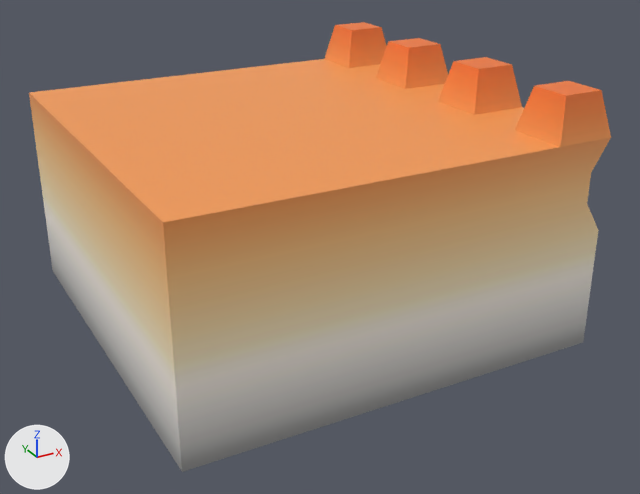
A saved change to the FBX model Assets/Models/TileSets/Tileset 1/sFort4.001.fbx.
The view is the same before and after, from a 50 mm camera at (-0.924, -1.802, 0.796) aimed at (0.027, -0.074, -0.068). The axes (+X, +Y, +Z) are drawn at lower left. The lights are the same throughout. Where no turn or scale is listed for an object, it has been applied to the vertices.

The older version as bpy lines, for what is in view:
```python
me_cube_065 = bpy.data.meshes.new('Cube.065')
me_cube_065.from_pydata(...)  # 162 vertices, 101 faces; spans x -0.5..0.5, y -0.5..0.5, z -0.25..0.35
me_cube_065.materials.append(mat_foundationtexture)  # picture img_badnorthtilesettexture_jpg
ob_sfort4_001 = bpy.data.objects.new('sFort4.001', me_cube_065)
ob_sfort4_001.location = (0.0, 0.0, 0.0)
```
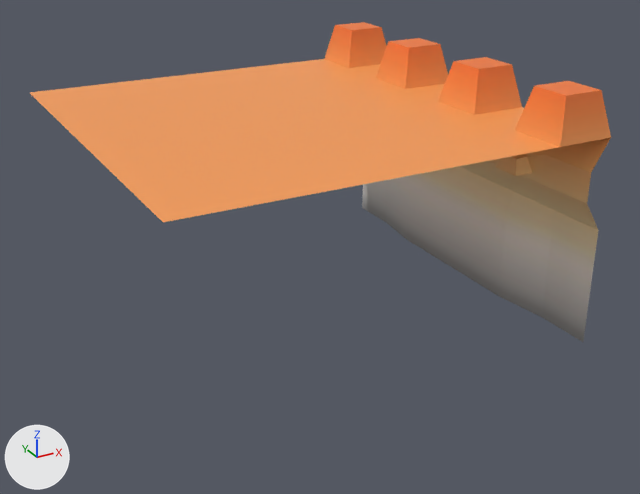
The edits, one by one:
me_cube_065 is used by ob_sfort4_001; location (0.0, 0.0, 0.0).
me_cube_065 had 162 vertices, 101 faces and spanned x -0.5..0.5, y -0.5..0.5, z -0.25..0.35.
me_cube_065 now has 130 vertices, 97 faces and spans x -0.5..0.5, y -0.5..0.5, z -0.25..0.35.
Part 1, on me_cube_065:
32 vertices are removed from x -0.5..0.357, y -0.5..0.5, z -0.25..0.179.
4 faces are deleted.

Boxes [x1, y1, x2, y2] around the edits, measured in the pictures (640 x 494 px):
'sFort4.001', reshaped (29% shorter)
    before: [29, 22, 611, 472]
    after: [29, 22, 611, 342]
part 1 of me_cube_065, deleted
    before: [29, 93, 611, 472]
